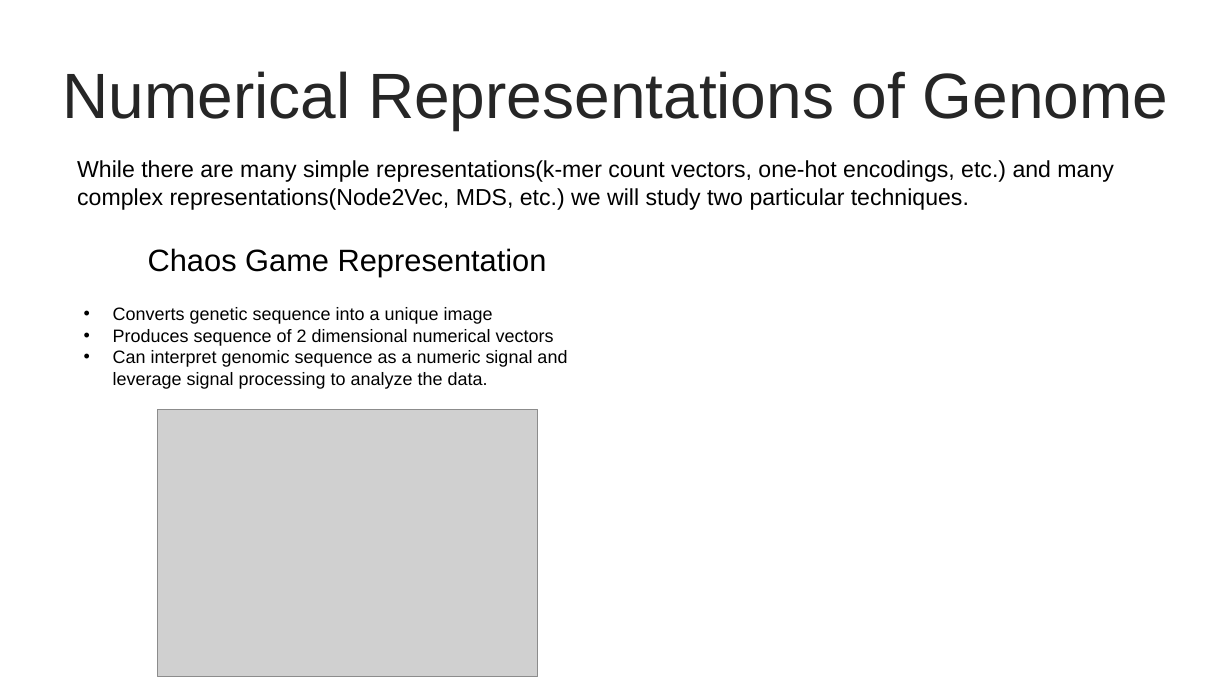
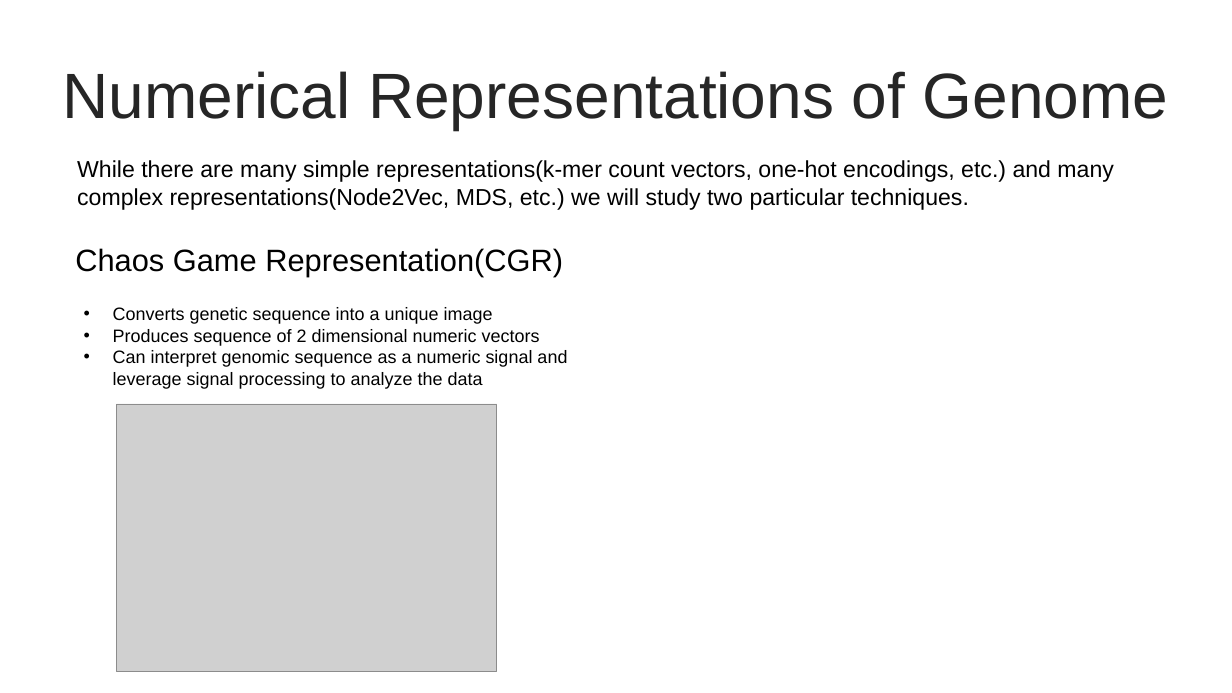
Before and after one commit to jokesire/CSCI4314_FinalProject, a slide deck: slide 15 of Presentation1.pptx. Drawn at 1232x693 pixels with LibreOffice and Linux fonts; fonts in the diff are those of the drawing; grey boxes stand for pictures. Boxes give left, top, right and bottom in pixels: in the first picture for what was removed or moved away, otherwise in the second. Text is boxed around its words. In the diff, an @@ line names an element or a change of style, - is before the commit and + after.

Commit message:
update presentation

```diff
--- a/Presentation1.pptx
+++ b/Presentation1.pptx
@@ text at bbox=[75, 248, 563, 277]: text changed @@
-Chaos Game Representation
+Chaos Game Representation(CGR)
@@ text at bbox=[113, 329, 567, 389]: text changed @@
-• Produces sequence of 2 dimensional numerical vectors
-• Can interpret genomic sequence as a numeric signal and leverage signal processing to analyze the data.
+• Produces sequence of 2 dimensional numeric vectors
+• Can interpret genomic sequence as a numeric signal and leverage signal processing to analyze the data
@@ picture: place and size @@
-picture at bbox=[158, 409, 539, 677]
+picture at bbox=[116, 404, 497, 672]
```
